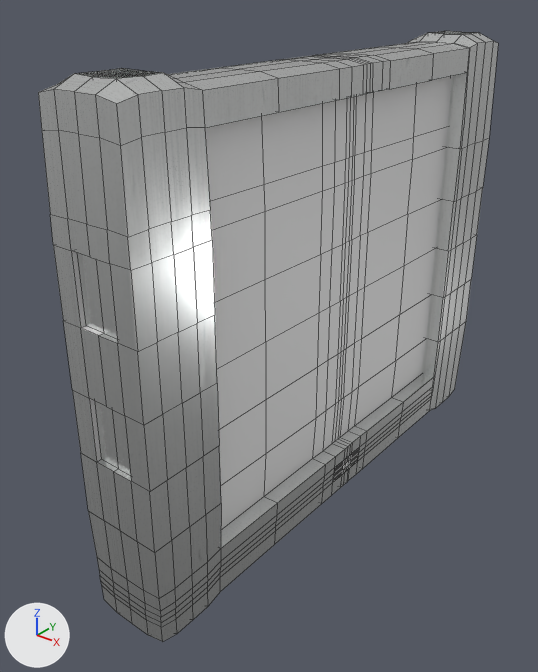
The FBX model Assets/Itens/Controle de Acesso.fbx as it was, and as the next commit left it.
Camera for both pictures: a camera (50 mm lens) standing at (0.722, -0.995, 0.532) and looking at (-0.055, -0.024, -0.069). The lights are fixed; the arrows at lower left show +X, +Y and +Z. Mesh edges are drawn as thin lines. Where no turn or scale is listed for an object, it has been applied to the vertices.
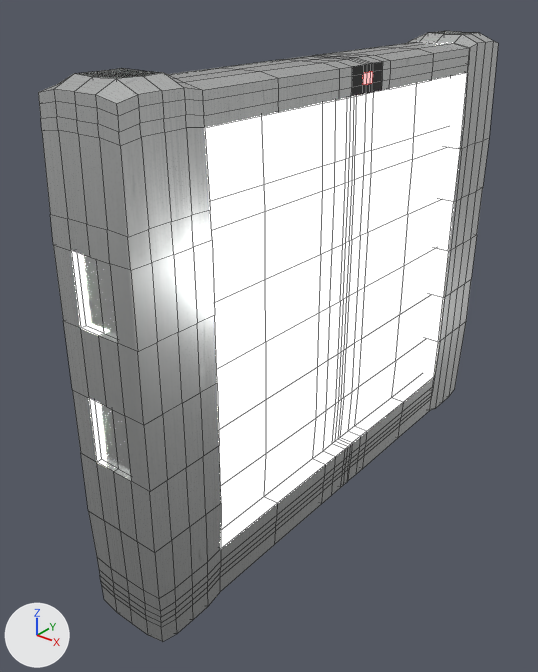
The newer file is also rescaled (x0.107), turned or shifted as a whole; pictures and numbers use the older file's frame.

Changed parts and their boxes (x1, y1, x2, y2) in the pictures (538 x 672 px):
'Cube.001', surface changed, reshaped (grey to white): (38, 31, 498, 642) in both
part 1 of me_cube_001, built on: (38, 48, 469, 145) in both
part 2 of me_cube_001, recoloured: (333, 448, 359, 482) in both

Edits to the bpy script that builds the scene:
```text
Change mat_brilhante:
    add mat_brilhante.emission_strength = 14.1
Change me_cube_001:
    used by ob_cube_001; location = (0.0, 0.498, 0.0)
    remove me_cube_001.from_pydata(...)  # 838 vertices, 834 faces; spans x -0.074..0.074, y -0.947..0.071, z -0.433..0.427
    add me_cube_001.from_pydata(...)  # 914 vertices, 910 faces; spans x -0.074..0.074, y -0.947..0.071, z -0.433..0.427
    me_cube_001 part 1
    38 faces are deleted
    8 vertices are added at x -0.071..0.071, y -0.943..-0.659, z 0.376..0.382
    21 new vertices lie (0.0, 0.0, -0.013) away from vertices in x -0.07..0.07, y -0.943..-0.064, z 0.406..0.412
    15 new vertices lie (0.0, 0.0, 0.015) away from vertices in x -0.071..0.071, y -0.51..-0.063, z 0.361..0.366
    9 new vertices lie (0.0, 0.0, -0.014) away from vertices in x -0.071..0.071, y -0.944..-0.84, z 0.413
    8 new vertices lie (0.0, 0.001, -0.013) away from vertices in x -0.07..0.07, y -0.66..-0.214, z 0.406
    8 new vertices lie (0.0, -0.001, 0.015) away from vertices in x -0.071..0.071, y -0.443..-0.063, z 0.361..0.366
    7 new vertices lie (0.0, 0.0, -0.017) away from vertices in x -0.071..0.071, y -0.944..-0.84, z 0.399
    99 new faces join them, mat_material_001
    12 new faces join them, mat_material (black #000000)
    3 new faces join them, mat_brilhante_vermelho (its picture is missing)
    me_cube_001 part 2: 12 faces spanning x 0.07..0.071, y -0.477..-0.386, z -0.37..-0.336 switch from mat_material (black #000000) to mat_material_001
```
